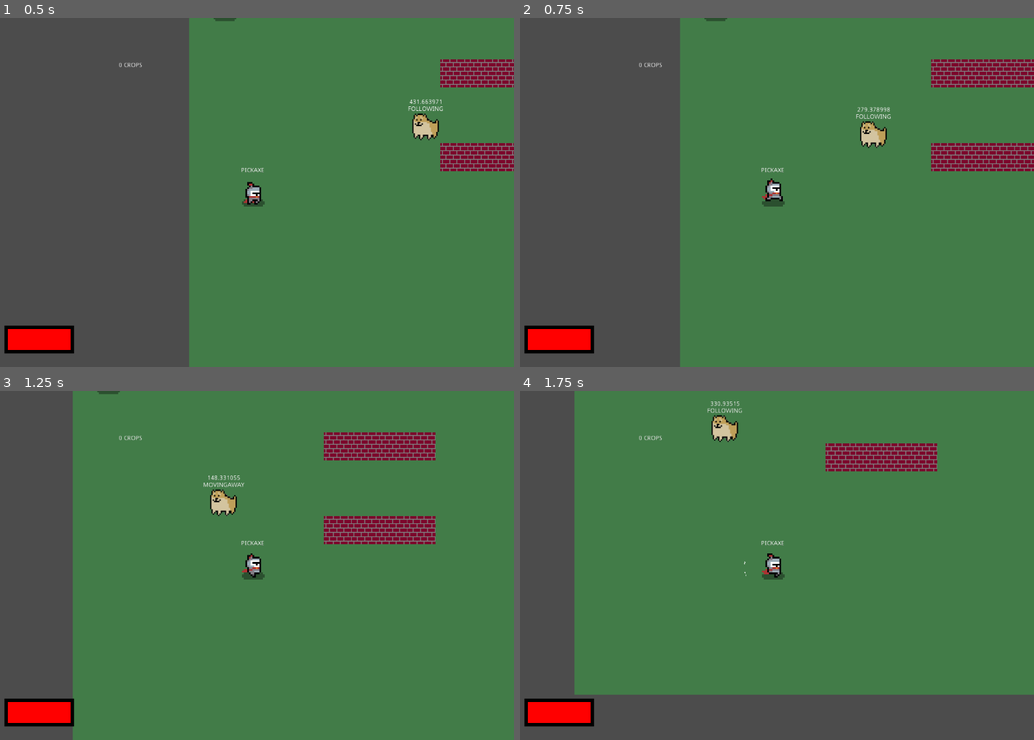
Above: before the commit, frames 1-4 (two rows, left to right).
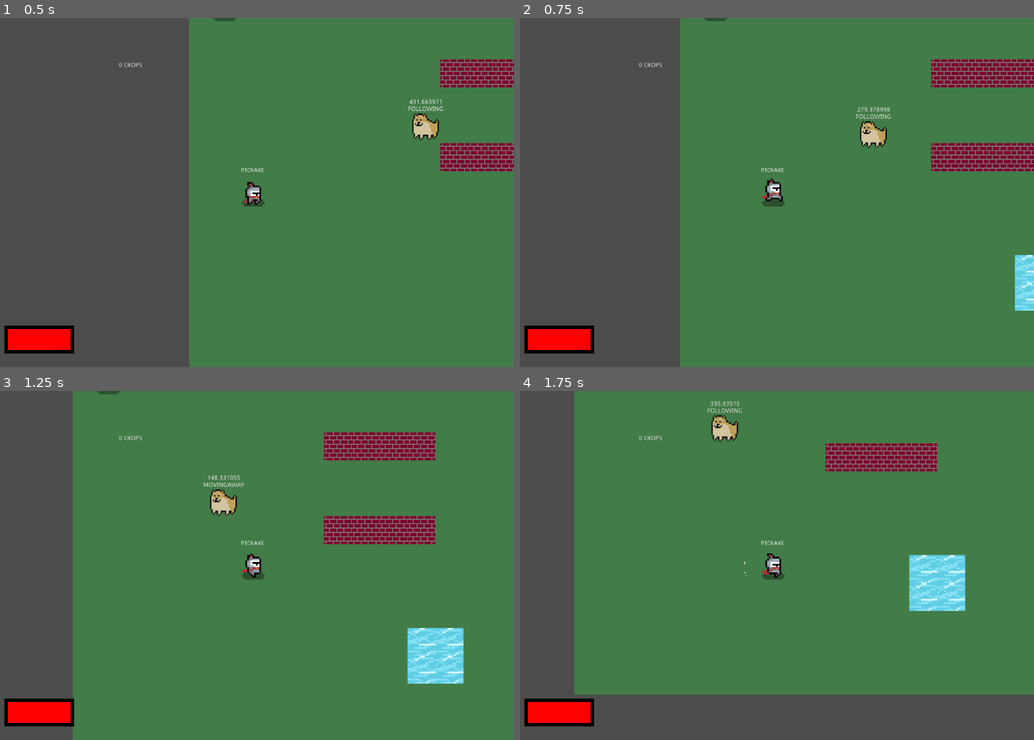
Above: after the commit, the same moments.

Repository: ranaxdev/BeatTheBoredomJam
Game: Godot game, scene res://Scenes/World.tscn
Two runs of this game, one before a commit and one after it. Both use one fixed random seed, a clock stepped at 60 frames per second and the inputs below.
Inputs (mouse positions are in pixels of both pictures, inside the frame that each line leads up to):
- Up to frame 1 (0.5 s): no input
- Up to frame 2 (0.75 s): tap Enter (ui_accept) at 0.5, 0.6 s; move the mouse to (890, 175) at 0.52 s; hold D (move_right) from 0.53 s (still down)
- Up to frame 3 (1.25 s): keep holding D (move_right); tap Enter (ui_accept) at 0.77, 1.07 s
- Up to frame 4 (1.75 s): move the mouse to (669, 582) at 1.27 s; release D (move_right) at 1.28 s; hold S (move_down) from 1.28 s (still down); click (669, 582) at 1.35 s; tap Enter (ui_accept) at 1.52, 1.55 s

Frame 1 is identical in both runs. In frame 2, 0.6% of the frame differs, in the area x 96-100%, y 67-84%; in frame 3, 1.7%; in frame 4, 1.8%, in the area x 75-87%, y 46-64%.

Commit message:
debugging

Diff:
--- a/Assets/tileset.tres
+++ b/Assets/tileset.tres
@@ -6,6 +6,7 @@
 [ext_resource path="res://Assets/templava.png" type="Texture" id=4]
 [ext_resource path="res://Assets/tempseededsoil.png" type="Texture" id=5]
 [ext_resource path="res://Assets/tempwetdirt.png" type="Texture" id=6]
+[ext_resource path="res://Assets/tempwater.png" type="Texture" id=7]
 
 [sub_resource type="ConvexPolygonShape2D" id=1]
 points = PoolVector2Array( 64, 64, 0, 64, 0, 0, 64, 0 )
@@ -122,3 +123,17 @@
 5/shape_one_way_margin = 0.0
 5/shapes = [  ]
 5/z_index = 0
+6/name = "tempwater.png 6"
+6/texture = ExtResource( 7 )
+6/tex_offset = Vector2( 0, 0 )
+6/modulate = Color( 1, 1, 1, 1 )
+6/region = Rect2( 0, 0, 64, 64 )
+6/tile_mode = 0
+6/occluder_offset = Vector2( 0, 0 )
+6/navigation_offset = Vector2( 0, 0 )
+6/shape_offset = Vector2( 0, 0 )
+6/shape_transform = Transform2D( 1, 0, 0, 1, 0, 0 )
+6/shape_one_way = false
+6/shape_one_way_margin = 0.0
+6/shapes = [  ]
+6/z_index = 0
--- a/Scenes/Actors/Player.tscn
+++ b/Scenes/Actors/Player.tscn
@@ -141,7 +141,7 @@
 scale = Vector2( 4, 4 )
 frames = SubResource( 20 )
 animation = "damage"
-frame = 3
+frame = 1
 playing = true
 
 [node name="Camera2D" type="Camera2D" parent="."]
--- a/Scenes/World.tscn
+++ b/Scenes/World.tscn
@@ -6,10 +6,23 @@
 [ext_resource path="res://Assets/tileset.tres" type="TileSet" id=4]
 [ext_resource path="res://Scenes/Actors/Doggo.tscn" type="PackedScene" id=5]
 [ext_resource path="res://Scripts/Farming/Seed.gd" type="Script" id=6]
-[ext_resource path="res://Scripts/Farming/Farming.gd" type="Script" id=7]
 [ext_resource path="res://Scripts/Farming/Harvest.gd" type="Script" id=8]
 [ext_resource path="res://Scenes/Actors/Enemy.tscn" type="PackedScene" id=9]
 [ext_resource path="res://Scenes/UI/Inventory.tscn" type="PackedScene" id=10]
+
+[sub_resource type="GDScript" id=1]
+script/source = "extends Plant
+
+
+
+func _ready():
+	pass
+
+func _process(delta):
+	pass
+
+
+"
 
 [node name="World" type="Node"]
 script = ExtResource( 2 )
@@ -23,10 +36,10 @@
 [node name="TileMap" type="TileMap" parent="NavMap"]
 tile_set = ExtResource( 4 )
 format = 1
-tile_data = PoolIntArray( 0, 1, 0, 1, 1, 0, 2, 1, 0, 3, 1, 0 …(4485 unchanged characters)…  1048586, 1, 0, 1048587, 1, 0, 1048588, 1, 0, 1048589, 1, 0, 1048590, 1, 0, 1048591, 1, 0, 1048592, 1, 0, 1048593, 1, 0, 1048594, 1, 0, 1048595, 1, 0, 1114112, 1, 0, 1114113, 1, 0, 1114114, 1, 0, 1114115, 1, 0, 1114116, 1, 0, 1114117, 1, 0, 1114118, 1, 0, 1114119, 1, 0, 1114120, 1, 0, 1114121, 1, 0, 1114122, 1, 0, 1114123, 1, 0, 1114124, 1, 0, 1114125, 1, 0, 1114126, 1, 0, 1114127, 1, 0, 11141 …(955 unchanged characters)…
+tile_data = PoolIntArray( 0, 1, 0, 1, 1, 0, 2, 1, 0, 3, 1, 0 …(4485 unchanged characters)…  1048586, 1, 0, 1048587, 1, 0, 1048588, 6, 0, 1048589, 6, 0, 1048590, 1, 0, 1048591, 1, 0, 1048592, 1, 0, 1048593, 1, 0, 1048594, 1, 0, 1048595, 1, 0, 1114112, 1, 0, 1114113, 1, 0, 1114114, 1, 0, 1114115, 1, 0, 1114116, 1, 0, 1114117, 1, 0, 1114118, 1, 0, 1114119, 1, 0, 1114120, 1, 0, 1114121, 1, 0, 1114122, 1, 0, 1114123, 1, 0, 1114124, 6, 0, 1114125, 6, 0, 1114126, 1, 0, 1114127, 1, 0, 11141 …(955 unchanged characters)…
 
 [node name="Farming" type="Node2D" parent="."]
-script = ExtResource( 7 )
+script = SubResource( 1 )
 
 [node name="Seed" type="Node2D" parent="Farming"]
 script = ExtResource( 6 )
@@ -58,7 +71,7 @@
 anchor_top = 1.098
 anchor_right = 0.126
 anchor_bottom = 1.098
-margin_left = 303.134
-margin_top = 169.137
-margin_right = 343.134
-margin_bottom = 209.137
+margin_left = -450.023
+margin_top = 565.159
+margin_right = -410.023
+margin_bottom = 605.159
--- a/Scripts/Farming/Farming.gd
+++ b/Scripts/Farming/Farming.gd
@@ -1,4 +1,20 @@
 extends Plant
 
+const MAX_WATER:int=4
+const WATERABLE = [TileType.DIRT]
+var water_amount:int
+
 func _ready():
-	pass
+	water_amount = MAX_WATER # Initially water bucket is full
+
+
+# Water tool was used on appropriate tile (waterable)
+# Can only be used if water is more than 0
+
+func use_water() -> bool:
+	# Use it only if it's on a valid tile
+	if(tilemap.get_cellv(player_pos) in WATERABLE and water_amount>0):
+		if(Input.is_action_just_pressed("ui_accept") and toolbar.getcurrentTool()==toolbar.getTools().WATER):
+			water_amount-=1
+			return true
+	return false
--- a/Scripts/Farming/Plough.gd
+++ b/Scripts/Farming/Plough.gd
@@ -1,4 +1,5 @@
 extends Plant
+
 
 # Dirt tiles empty or not (dont have crops on them)
 var dirtTileEmpty= {}
@@ -58,7 +59,7 @@
 
 # Water dirt tile (and start growth if crop planted)
 func water() -> void:
-	if(Input.is_action_just_pressed("ui_accept") and tilemap.get_cellv(player_pos) in [TileType.DIRT,TileType.WETDIRT]):
+	if(get_parent().use_water()):
 		# Start growing crops if watered
 		for i in get_node("../Seed/").getPlantedCrops():
 			if(i.getPos()==player_pos):
--- a/Scripts/Inventory/Inventory.gd
+++ b/Scripts/Inventory/Inventory.gd
@@ -6,6 +6,7 @@
 onready var player = self.get_parent().get_node("./Player")
 onready var tooltip = get_node("./Tooltip")
 onready var tooltip_text = get_node("./Tooltip/Label")
+
 # *** CREATE EVENT ***
 func _ready():
 	# Initially inventory is closed (not visible)
Binary file added: Assets/tempwater.png
Not shown, added: Assets/tempwater.png.import
Not shown: 1 places in Assets/tileset.tres that only renumber resources
